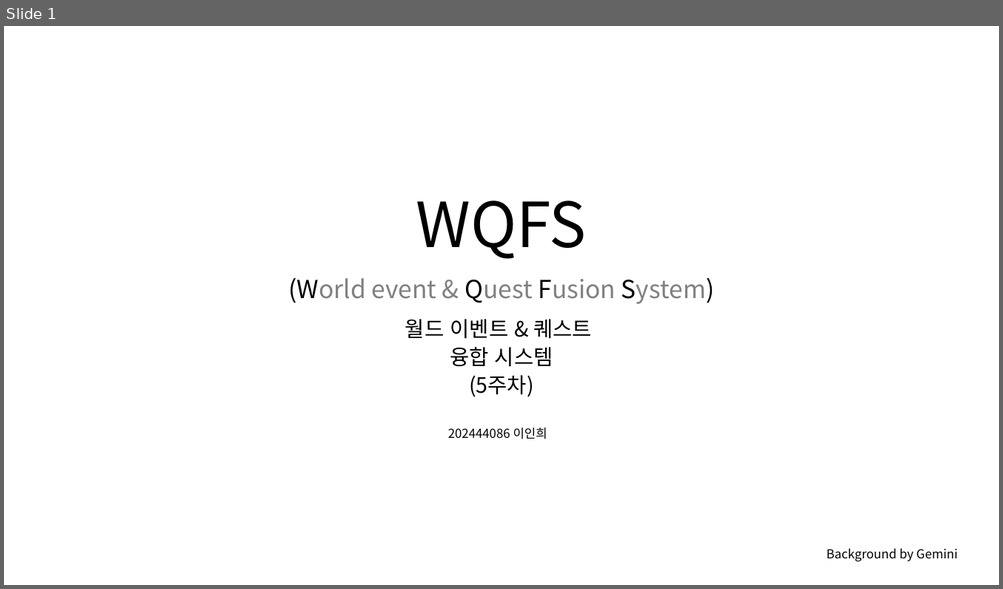
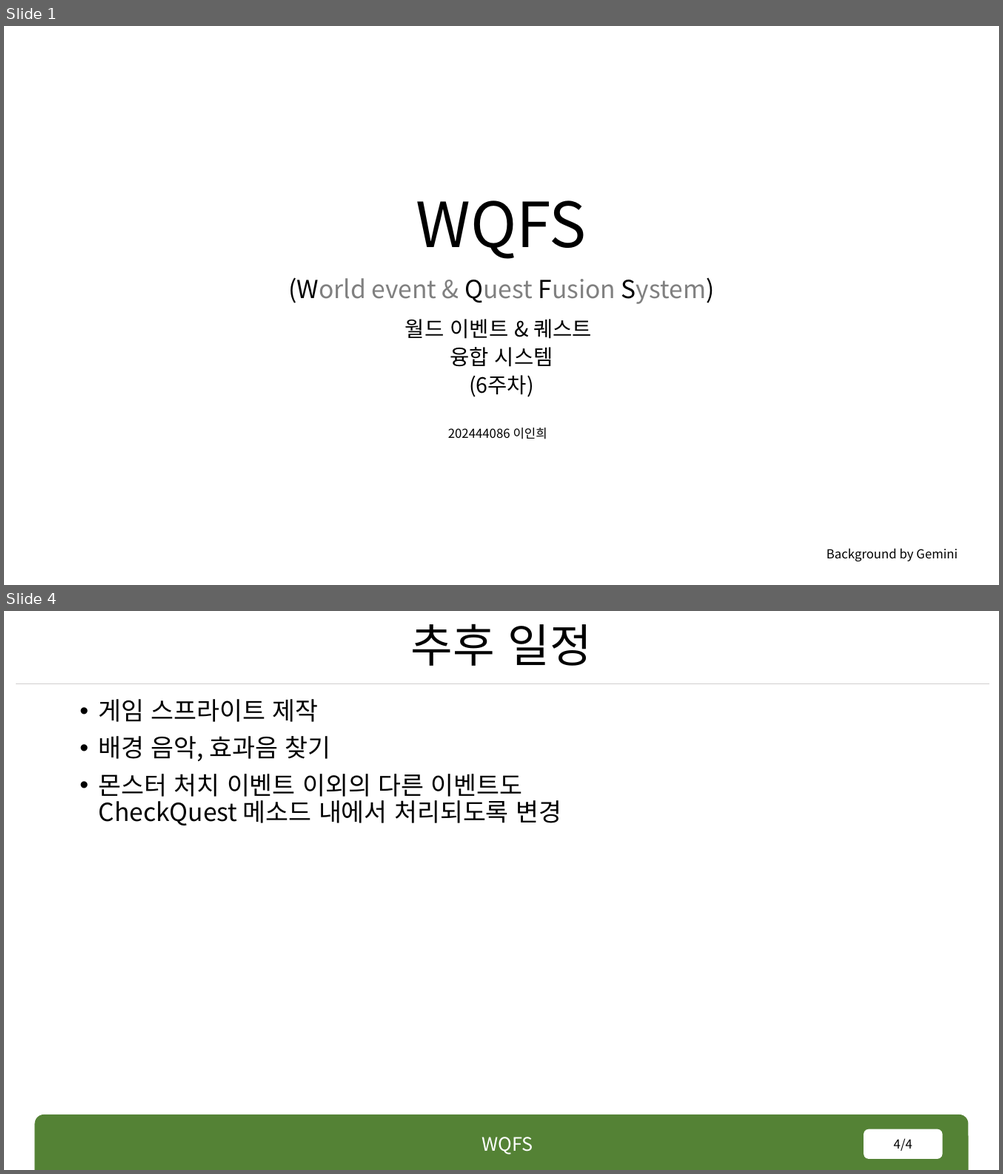
Before and after one commit to rennOobayashi/WQFS, a slide deck: WQFS.pptx. Shown one above the other, each under a label of ours: slide 1 before the commit, slides 1 and 4 after it; the slides between them are not shown. The pictures are 1003x589 and 1003x1174 pixels, drawn with LibreOffice and Linux fonts; fonts in the diff are those of the drawing; background and template pictures are left out. Boxes give left, top, right and bottom in pixels: in the first picture for what was removed or moved away, otherwise in the second. Text is boxed around its words. In the diff, an @@ line names an element or a change of style, - is before the commit and + after.

```diff
--- a/WQFS.pptx
+++ b/WQFS.pptx
@@ slide 4 added at (x1=4, y1=611, x2=999, y2=1170), background #FFFFFF @@
@@ title added at (x1=411, y1=624, x2=591, y2=666), 44 pt, text #000000 @@
+추후 일정
@@ line added from (16, 684) to (990, 684), #D0CECE 0.5 pt @@
@@ text added at (x1=99, y1=699, x2=561, y2=826), 24 pt, text #000000 @@
+• 게임 스프라이트 제작
+• 배경 음악, 효과음 찾기
+• 몬스터 처치 이벤트 이외의 다른 이벤트도
+  CheckQuest 메소드 내에서 처리되도록 변경
@@ round same rect added at (x1=34, y1=1116, x2=968, y2=1170), fill #548235 @@
@@ text added at (x1=481, y1=1137, x2=532, y2=1155), 18 pt, text #FFFFFF @@
+WQFS
@@ page number added at (x1=864, y1=1130, x2=942, y2=1159), fill #FFFFFF, 12 pt, text #000000 @@
+4/4
@@ slide 1 changed as well @@
@@ text at (x1=469, y1=375, x2=534, y2=397): text changed @@
-(5주차)
+(6주차)
```
Also in this commit, not shown: 1 other slide changed, 1 other slide added, 5 slides removed, 8 other files.
